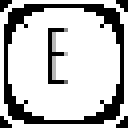
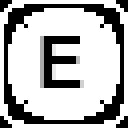
Layered file, before and after one edit (128px x 128px). Changes by layer:
painted on "E" over [40, 28, 84, 88]
